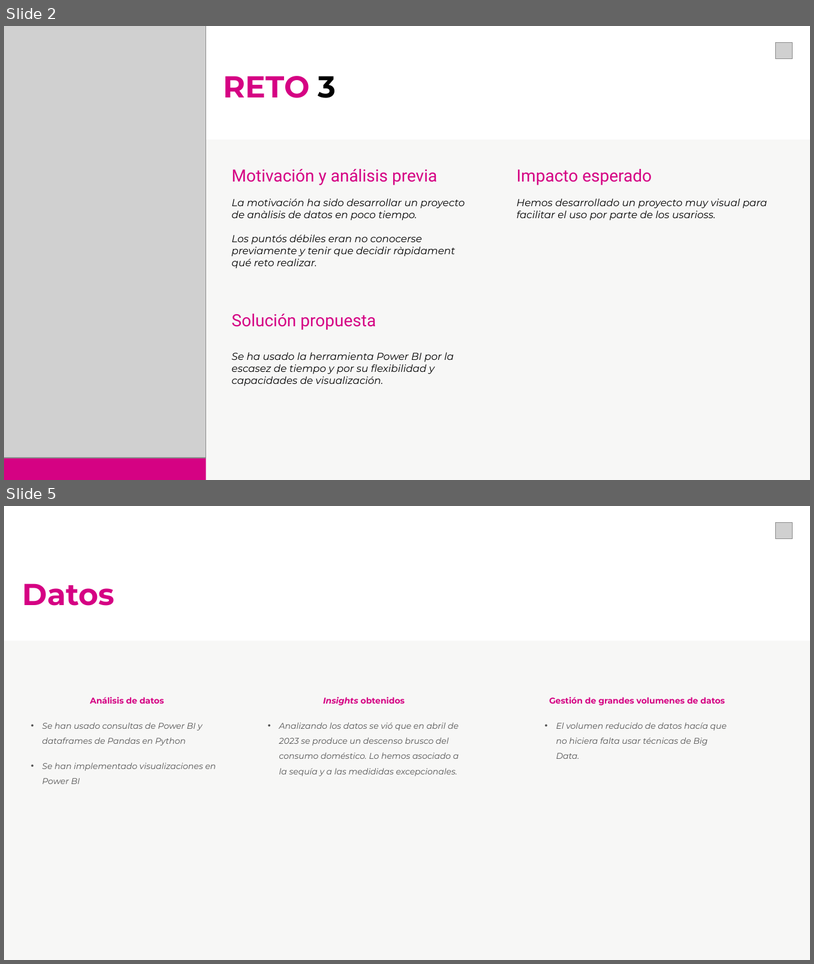
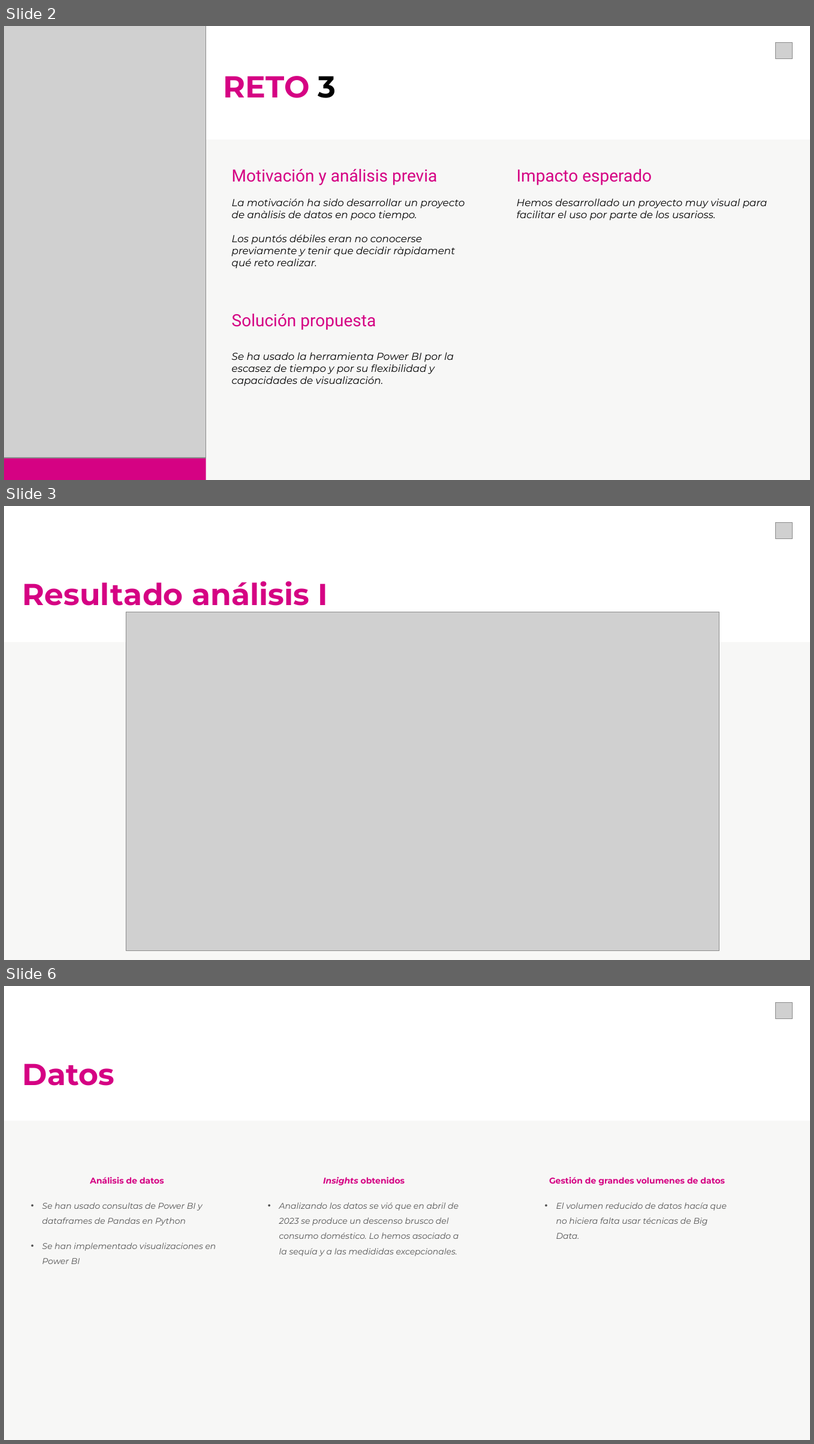
Before and after one commit to cvilafer/Datato_Equipo1_Reto3, a slide deck: Datato2025_Equipo1_Reto3.pptx. Shown one above the other, each under a label of ours: slides 2 and 5 before the commit, slides 2, 3 and 6 after it; the slides between them are not shown. The pictures are 814x964 and 814x1444 pixels, drawn with LibreOffice and Linux fonts; fonts in the diff are those of the drawing; grey boxes stand for pictures; background and template pictures are left out. Boxes give left, top, right and bottom in pixels: in the first picture for what was removed or moved away, otherwise in the second. Text is boxed around its words. In the diff, an @@ line names an element or a change of style, - is before the commit and + after.

```diff
--- a/Datato2025_Equipo1_Reto3.pptx
+++ b/Datato2025_Equipo1_Reto3.pptx
@@ slide 3 added at bbox=[4, 506, 810, 960], background #FFFFFF; not listed: 1 template element that a slide beside it also shows @@
@@ picture added at bbox=[776, 522, 793, 538] @@
@@ text added at bbox=[23, 581, 328, 613], 36 pt, text #D50283, bold @@
+Resultado análisis I
@@ picture added at bbox=[126, 612, 720, 950] @@
@@ rectangle added at bbox=[4, 642, 810, 960], fill #F7F7F6 @@
@@ what was slide 5 is now slide 6 @@
```
Also in this commit, not shown: 2 other slides added, 2 slides removed.
